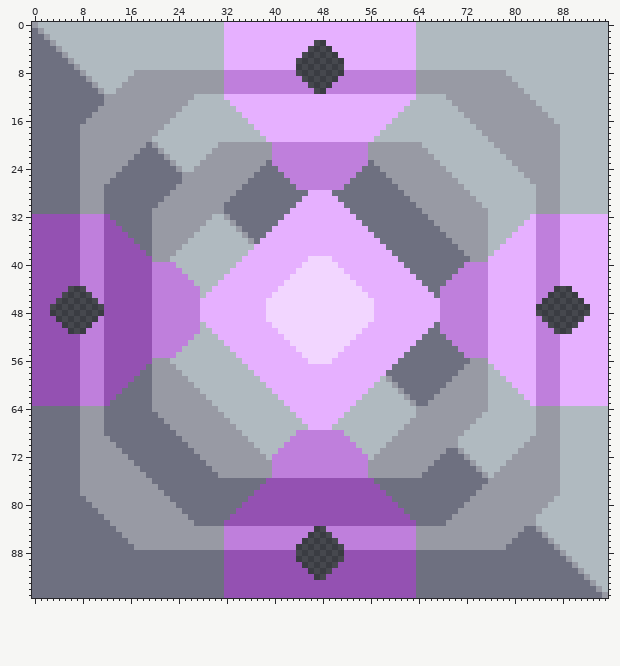
A sprite sheet gets an edit: sprites/blocks/thaumium-generator.png. Above, as it was before the edit.
The file is 96x96 pixels.
And afterwards:
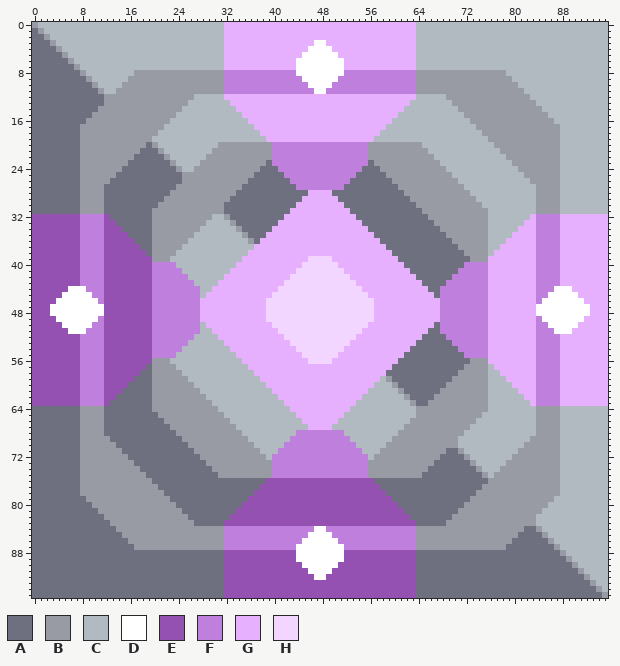
Palette (. is transparent): A #6e7080  B #989aa4  C #b0bac0  D #ffffff  E #9451b2  F #bf7fdc  G #e6b0ff  H #f2d6ff
Change:
Colour D is added in row 3 at x 47 to 48; in row 4 at x 46 to 49; in row 5 at x 45 to 50; in rows 6 to 8 at x 44 to 51; in row 9 at x 45 to 50; in row 10 at x 46 to 49.
Colour D is added in row 11 at x 47 to 48; in row 44 at x 6 to 8 and 87 to 89; in row 45 at x 5 to 9 and 86 to 90; in row 46 at x 4 to 10 and 85 to 91; in rows 47 to 48 at x 3 to 11 and 84 to 92; in row 49 at x 4 to 10 and 85 to 91.
Colour D is added in row 50 at x 5 to 9 and 86 to 90; in row 51 at x 6 to 8 and 87 to 89; in row 84 at x 47 to 48; in row 85 at x 46 to 49; in row 86 at x 45 to 50; in rows 87 to 89 at x 44 to 51.
Colour D is added in row 90 at x 45 to 50; in row 91 at x 46 to 49; in row 92 at x 47 to 48.
Where, in picture pixels (left, top, right, bottom), the same in both pictures:
added: (296, 40, 344, 94)
added: (50, 286, 104, 334)
added: (536, 286, 590, 334)
added: (296, 526, 344, 580)
